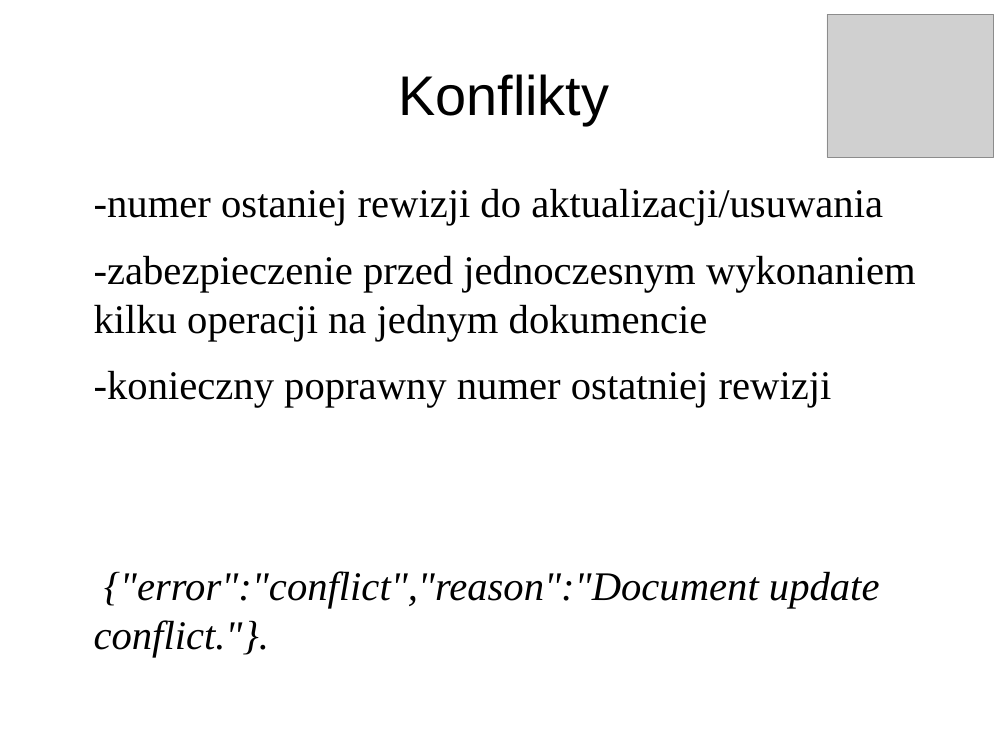
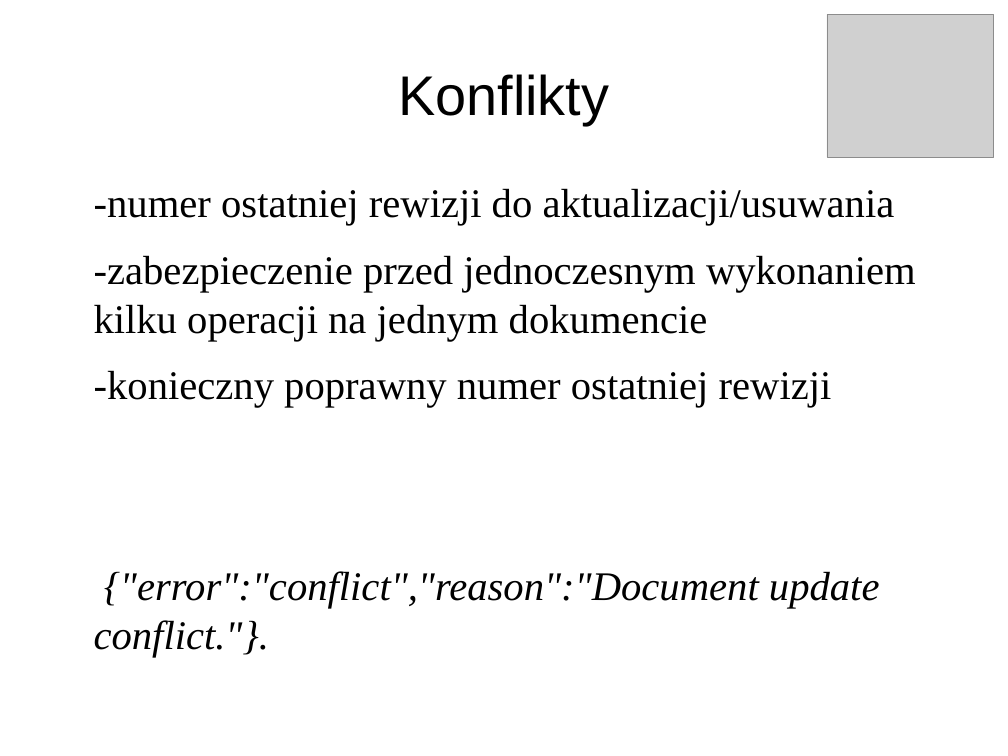
Before and after one commit to pawnow/ProjektErlang, a slide deck: slide 14 of prezentacja.odp. Drawn at 1008x756 pixels with LibreOffice and Linux fonts; fonts in the diff are those of the drawing; grey boxes stand for pictures. Boxes give left, top, right and bottom in pixels: in the first picture for what was removed or moved away, otherwise in the second. Text is boxed around its words. In the diff, an @@ line names an element or a change of style, - is before the commit and + after.

```diff
--- a/prezentacja.odp
+++ b/prezentacja.odp
@@ text at bbox=[94, 188, 895, 225]: text changed @@
--numer ostaniej rewizji do aktualizacji/usuwania
+-numer ostatniej rewizji do aktualizacji/usuwania
```
Also in this commit, not shown: 4 other slides changed.
